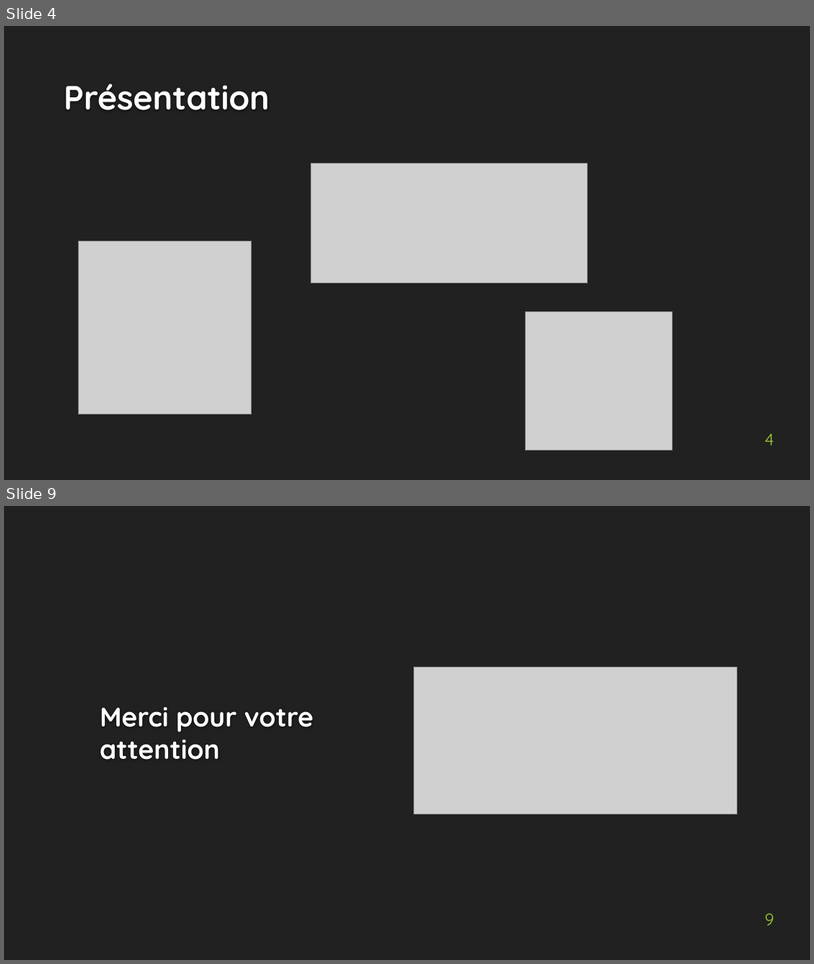
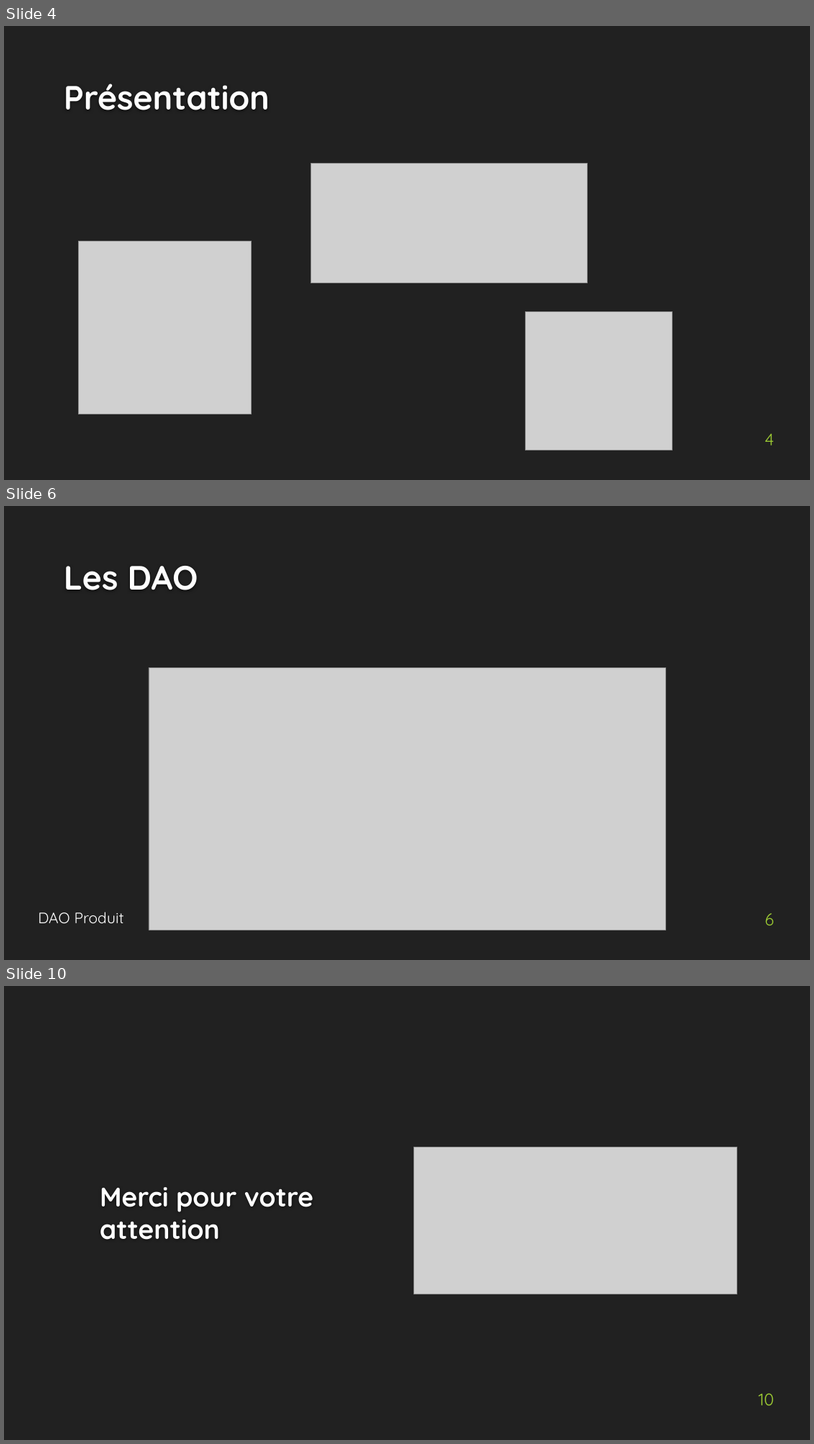
Before and after one commit to Xogiga/JEE_WoTM, a slide deck: presentation_jee.pptx. Shown one above the other, each under a label of ours: slides 4 and 9 before the commit, slides 4, 6 and 10 after it; the slides between them are not shown. The pictures are 814x964 and 814x1444 pixels, drawn with LibreOffice and Linux fonts; fonts in the diff are those of the drawing; grey boxes stand for pictures; background and template pictures are left out. Boxes give left, top, right and bottom in pixels: in the first picture for what was removed or moved away, otherwise in the second. Text is boxed around its words. In the diff, an @@ line names an element or a change of style, - is before the commit and + after.

```diff
--- a/presentation_jee.pptx
+++ b/presentation_jee.pptx
@@ slide 6 added at (x1=4, y1=506, x2=810, y2=960), background #212121 @@
@@ title added at (x1=64, y1=566, x2=198, y2=590), 40 pt, text #FEFEFE, bold @@
+Les DAO
@@ picture added at (x1=149, y1=667, x2=666, y2=929) @@
@@ text added at (x1=38, y1=911, x2=124, y2=923), 18 pt, text #FFFFFF @@
+DAO Produit
@@ page number added at (x1=765, y1=913, x2=774, y2=925), 20 pt, text #9ECD33 @@
+6
@@ what was slide 9 is now slide 10 @@
@@ page number at (x1=759, y1=1393, x2=774, y2=1405): text changed @@
-9
+10
```
Also in this commit, not shown: 4 slides changed, 1 other slide added, 1 slide removed, 14 other files.
